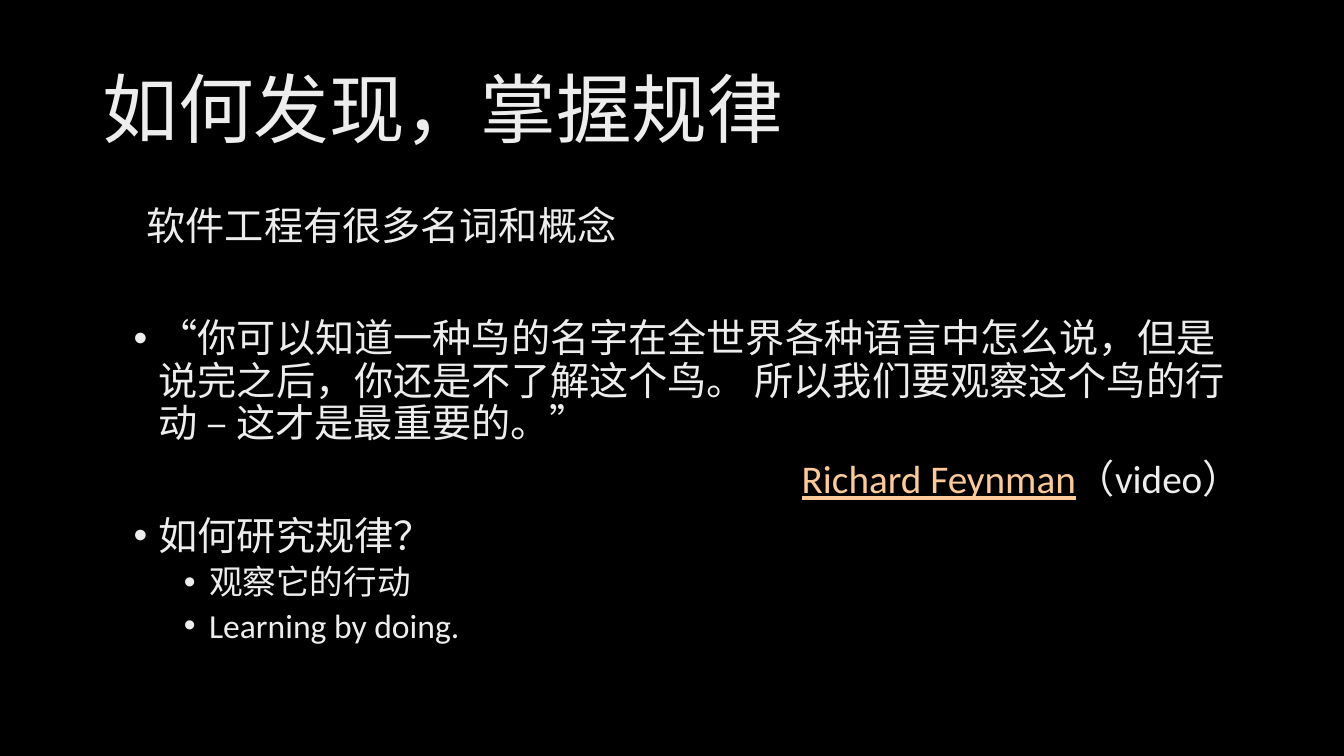
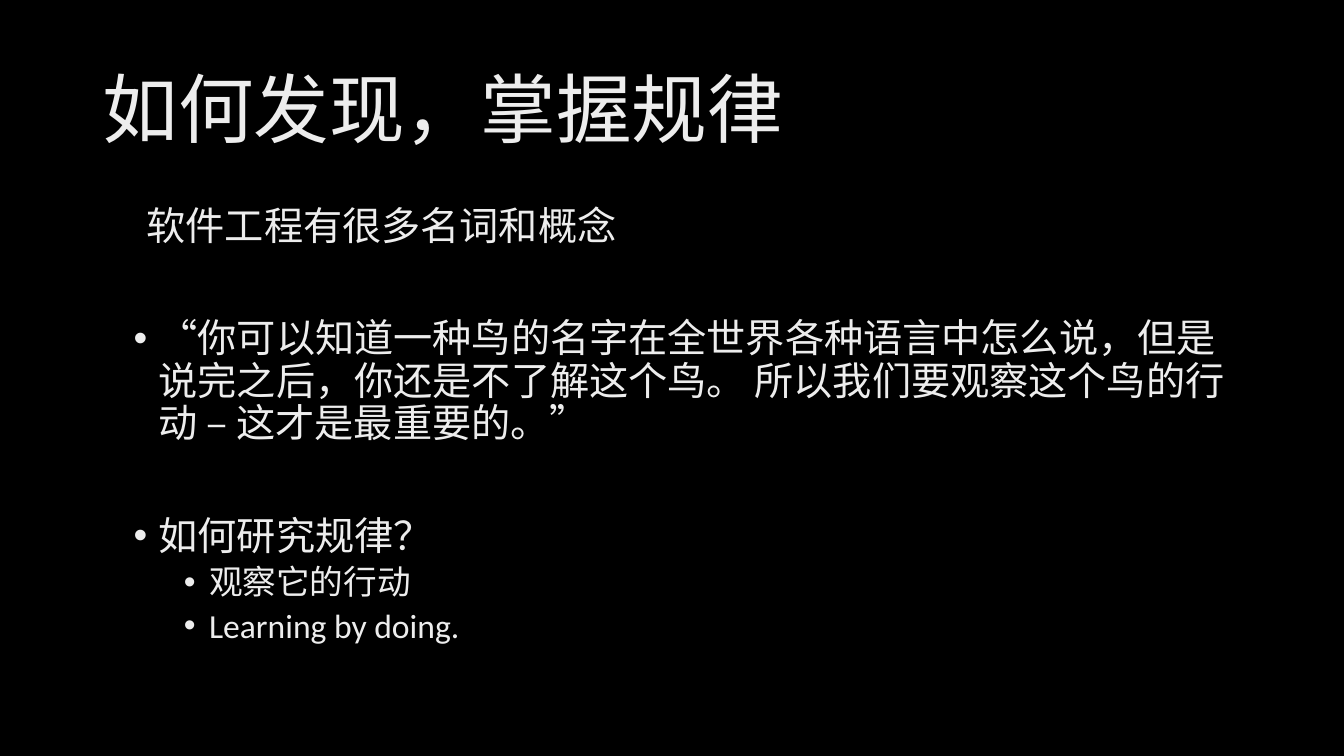
Before and after one commit to xinase/ASE, a slide deck: slide 52 of chapter01/ASE_1_SoftwareEngineering.pptx (slide 53 before the commit). Drawn at 1344x756 pixels with LibreOffice and Linux fonts; fonts in the diff are those of the drawing; background and template pictures are left out. Boxes give left, top, right and bottom in pixels: in the first picture for what was removed or moved away, otherwise in the second. Text is boxed around its words. In the diff, an @@ line names an element or a change of style, - is before the commit and + after.

```diff
--- a/chapter01/ASE_1_SoftwareEngineering.pptx
+++ b/chapter01/ASE_1_SoftwareEngineering.pptx
@@ text at (x1=802, y1=461, x2=1241, y2=500): paragraph removed @@
-Richard Feynman（video）
```
Also in this commit, not shown: 1 other slide changed, 2 slides removed, 29 other files.
